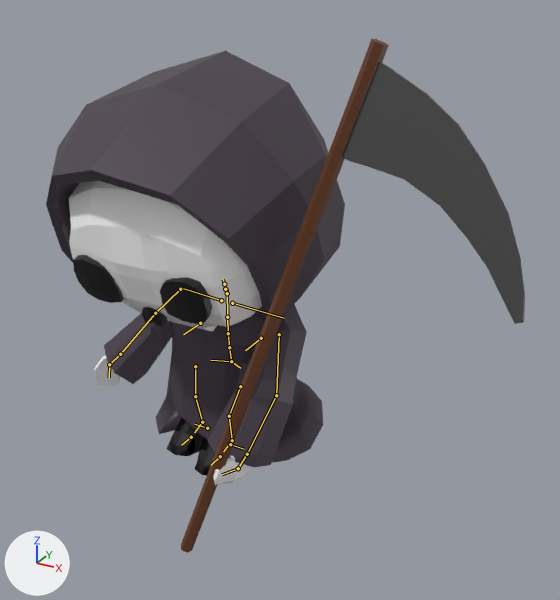
An edit to the FBX model Assets/Art-3D/Models/reaper.fbx, drawn before and after from the same camera.
Camera for both pictures: a 50 mm camera at (5.03, -7.67, 5.95) aimed at (0.35, 0.84, 1.7). Every picture has the same lights, and +X, +Y and +Z are marked at lower left. Both versions are drawn at frame 6 of the action 'ReaperCharacter|Witch_Sky'; the numbers are the values there. The bones that bend it are drawn over the model as lines.

Names of what the first picture shows: 'Reaper', 'Scythe'.
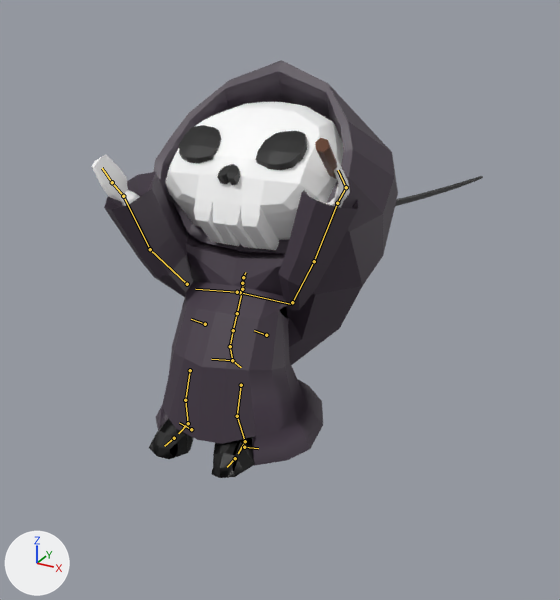
Where the change shows, as pixel boxes (x1, y1, x2, y2) in the pictures (560 x 600 px):
'Reaper', posed: before (46, 51, 345, 485); after (92, 60, 398, 478)
'Scythe', posed: before (181, 39, 525, 553); after (315, 138, 483, 206)
bone 'spine', root to tip: before (231, 361) to (229, 345); after (232, 360) to (229, 344)
bone 'spine.001', root to tip: before (229, 347) to (228, 333); after (230, 346) to (233, 330)
bone 'spine.006', root to tip: before (224, 284) to (223, 279); after (243, 277) to (245, 272)
bone 'shoulder.L', root to tip: before (232, 303) to (284, 318); after (240, 292) to (292, 304)
bone 'upper_arm.L', root to tip: before (279, 334) to (276, 395); after (292, 302) to (314, 261)
bone 'forearm.L', root to tip: before (276, 395) to (247, 454); after (314, 261) to (337, 203)
bone 'hand.L', root to tip: before (247, 454) to (238, 468); after (337, 203) to (346, 187)
bone 'hand.001.L', root to tip: before (238, 468) to (222, 474); after (346, 187) to (338, 170)
bone 'upper_arm.R', root to tip: before (180, 289) to (155, 313); after (187, 284) to (150, 249)
bone 'forearm.R', root to tip: before (155, 313) to (120, 354); after (150, 249) to (123, 196)
bone 'hand.R', root to tip: before (120, 354) to (109, 364); after (123, 196) to (112, 182)
bone 'hand.001.R', root to tip: before (109, 364) to (109, 377); after (112, 182) to (102, 168)
bone 'thigh.L', root to tip: before (240, 386) to (229, 416); after (241, 385) to (237, 416)
bone 'shin.L', root to tip: before (229, 416) to (232, 440); after (237, 416) to (245, 441)
bone 'thigh.R', root to tip: before (195, 366) to (195, 396); after (190, 370) to (185, 400)

The edits, one by one:
Bone 'spine' (bone_spine) moves from (0.0, 0.001, 0.02) to (0.0, 0.0, 0.0).
Bone 'spine.001' (bone_spine_001) turns from (1, 0, 0) to (-32, 3, 2) degrees about its own x, y and z.
Bone 'spine.006' (bone_spine_006) turns from (0, 0, 0) to (-42, 0, 0) degrees about its own x, y and z.
Bone 'shoulder.L' (bone_shoulder_l) moves from (0.038, 0.121, 0.011) to (0.0, 0.0, 0.0).
Bone 'shoulder.L' (bone_shoulder_l) turns from (-3, 1, -9) to (0, 0, 0) degrees about its own x, y and z.
Bone 'upper_arm.L' (bone_upper_arm_l) moves from (-0.022, 0.103, 0.253) to (-0.022, -0.016, -0.005).
Bone 'upper_arm.L' (bone_upper_arm_l) turns from (37, 8, -23) to (146, 0, -78) degrees about its own x, y and z.
Bone 'forearm.L' (bone_forearm_l) turns from (-8, 5, -18) to (0, 0, 0) degrees about its own x, y and z.
Bone 'hand.L' (bone_hand_l) turns from (36, -15, 20) to (0, 0, 0) degrees about its own x, y and z.
Bone 'hand.001.L' (bone_hand_001_l) turns from (33, -32, -31) to (-3, 22, -52) degrees about its own x, y and z.
Bone 'upper_arm.R' (bone_upper_arm_r) moves from (0.0, 0.0, 0.0) to (0.047, -0.015, 0.149).
Bone 'upper_arm.R' (bone_upper_arm_r) turns from (3, -16, 3) to (124, 7, 71) degrees about its own x, y and z.
Bone 'forearm.R' (bone_forearm_r) turns from (17, -7, -11) to (0, 0, 0) degrees about its own x, y and z.
Bone 'hand.R' (bone_hand_r) turns from (18, 53, 19) to (0, 0, 0) degrees about its own x, y and z.
Bone 'hand.001.R' (bone_hand_001_r) turns from (-45, 23, -12) to (0, 0, 0) degrees about its own x, y and z.
Bone 'thigh.L' (bone_thigh_l) moves from (0.003, 0.01, 0.008) to (0.0, 0.0, 0.0).
Bone 'thigh.L' (bone_thigh_l) turns from (-7, 1, 0) to (0, 1, -11) degrees about its own x, y and z.
Bone 'shin.L' (bone_shin_l) turns from (7, 0, 0) to (0, 0, 0) degrees about its own x, y and z.
Bone 'thigh.R' (bone_thigh_r) moves from (0.005, -0.054, 0.141) to (0.0, 0.0, 0.0).
Bone 'thigh.R' (bone_thigh_r) turns from (0, 0, 0) to (0, -1, 11) degrees about its own x, y and z.
